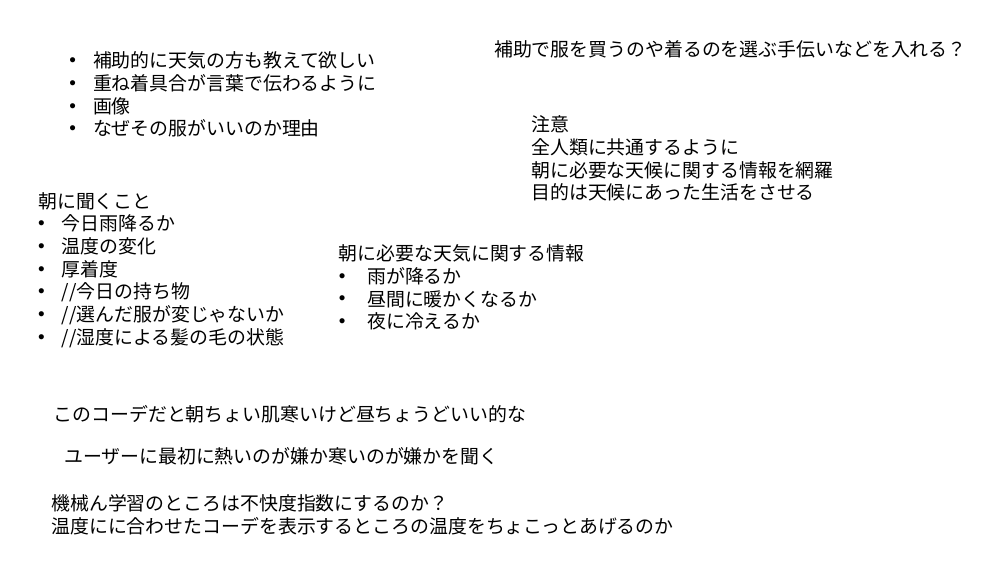
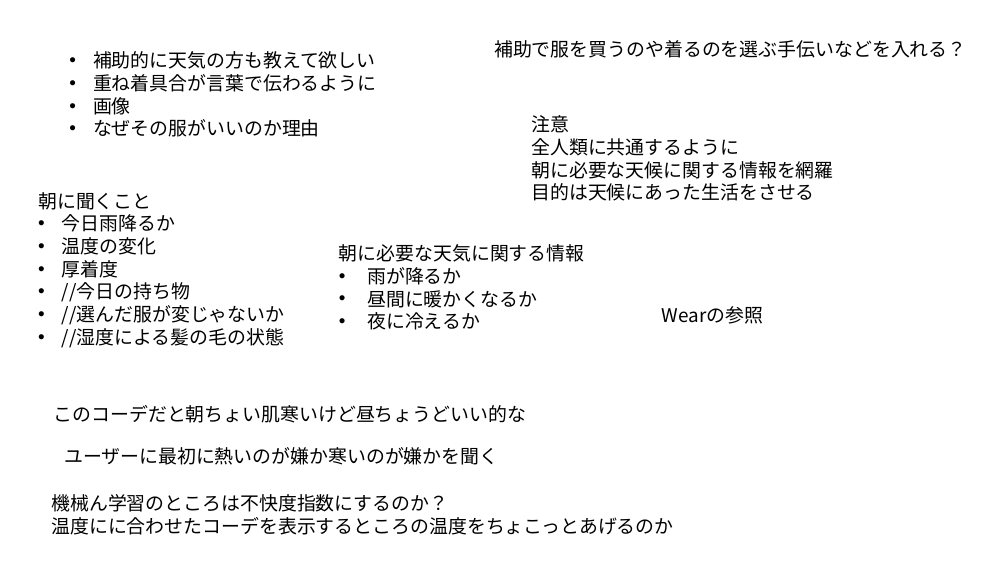
Before and after one commit to jphacks/NG_1701, a slide deck: slide 1 of 関連資料/構図.pptx. Drawn at 1008x567 pixels with LibreOffice and Linux fonts; fonts in the diff are those of the drawing. Boxes give left, top, right and bottom in pixels: in the first picture for what was removed or moved away, otherwise in the second. Text is boxed around its words. In the diff, an @@ line names an element or a change of style, - is before the commit and + after.

```diff
--- a/関連資料/構図.pptx
+++ b/関連資料/構図.pptx
@@ text added at bbox=[662, 306, 763, 324], 18 pt, text #000000 @@
+Wearの参照
```
Also in this commit, not shown: 1 other slide changed.
